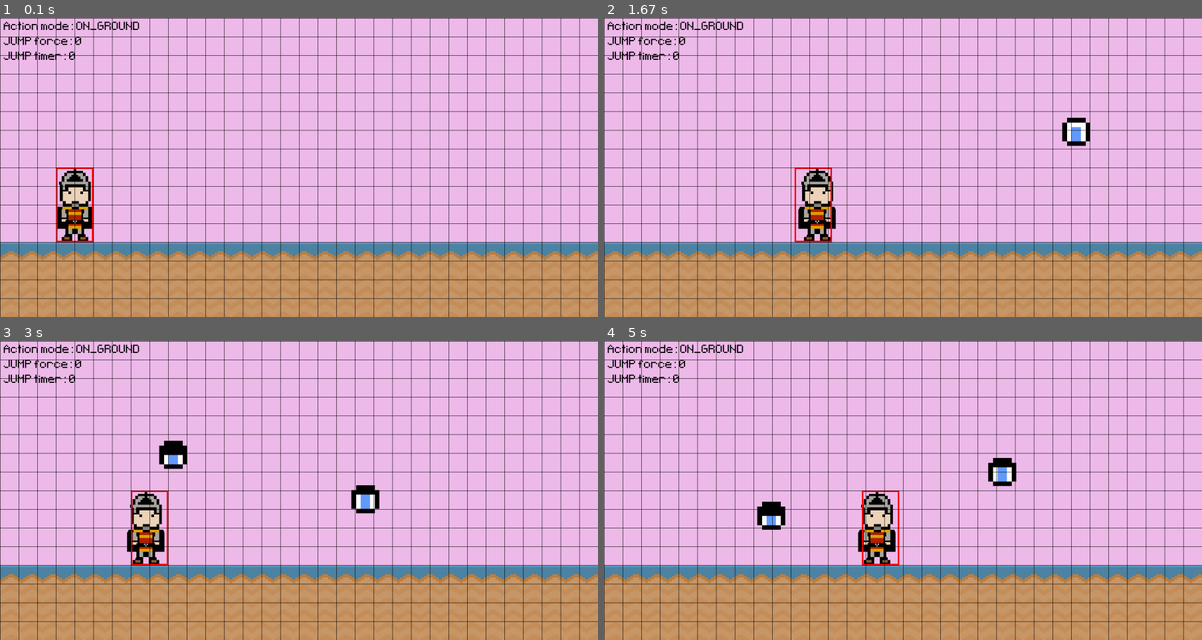
Above: before the commit, frames 1-4 (two rows, left to right).
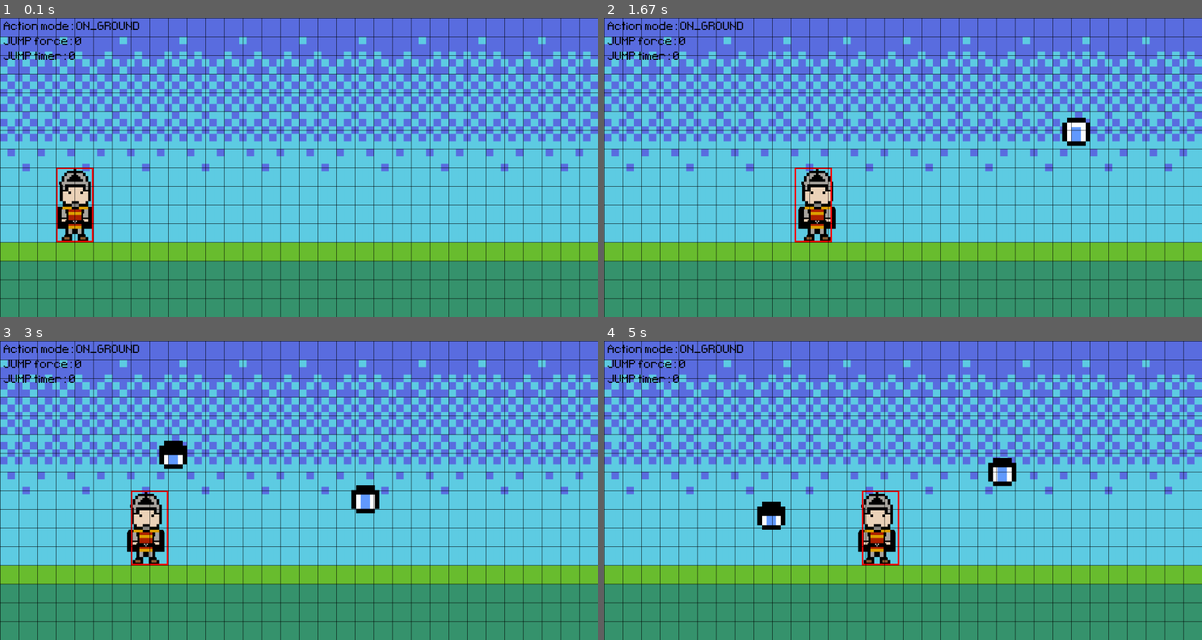
Above: after the commit, the same moments.

Repository: alo40/pygame_pininos
Game: pygame game, started from pininos_main.py
Same seed, same stepped clock (60 frames per second), same inputs: the game is played once before the commit and once after it.
Inputs:
- Up to frame 1 (0.1 s): no input
- Up to frame 2 (1.67 s): hold Right 0.33-0.8 s; hold Right 0.83-1.3 s; hold Left from 1.33 s (still down)
- Up to frame 3 (3 s): release Left at 1.87 s; hold Down 1.9-2.2 s; hold Left 2.23-2.63 s; hold Right from 2.67 s (still down)
- Up to frame 4 (5 s): release Right at 3.3 s; hold Down 3.33-3.7 s; hold Left 3.73-4.2 s; hold Right 4.23-4.7 s; hold Right from 4.73 s (still down)

The runs differ from the first frame. In frame 1, 99% of the frame differs, in the area x 0-100%, y 0-100%; in frame 2, 98%; in frame 3, 98%; in frame 4, 98%.

Commit message:
testing horizon background (day_1)

Diff:
--- a/pininos_main.py
+++ b/pininos_main.py
@@ -270,6 +270,10 @@
 sky_surf = pg.Surface((screen_width, screen_height - ground_rect.height))
 sky_surf.fill('#EFBBEB')  # light purple
 
+# create horizon surface
+horizon_surf = pg.image.load('graphics/horizont_day_1.png').convert()
+horizon_rect = horizon_surf.get_rect(topleft=(0, 0))
+
 # declare hero group and hero
 hero = pg.sprite.GroupSingle()
 hero.add(Hero())
@@ -377,8 +381,9 @@
     else:
 
         # draw background
-        screen.blit(sky_surf, (0, 0))  # (x, y) position
-        screen.blit(ground_surf, (0, screen_height - ground_rect.height))
+        screen.blit(horizon_surf, (0, 0))
+        # screen.blit(sky_surf, (0, 0))  # (x, y) position
+        # screen.blit(ground_surf, (0, screen_height - ground_rect.height))
 
         # draw second hero using sprites
         hero.draw(screen)
Binary file added: graphics/horizont_day_1.png
Not shown, added: graphics/horizont_day_1.ase
